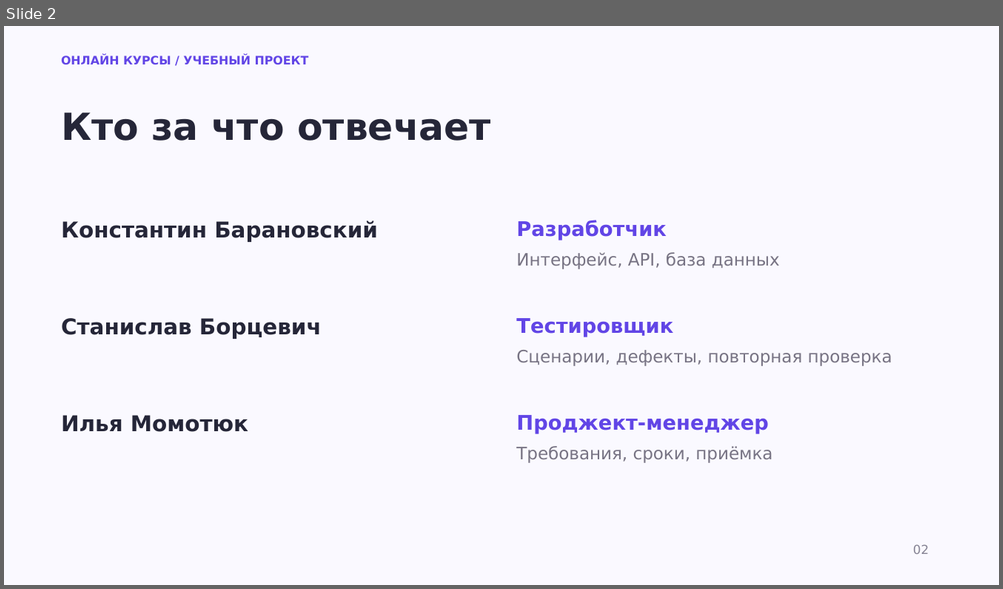
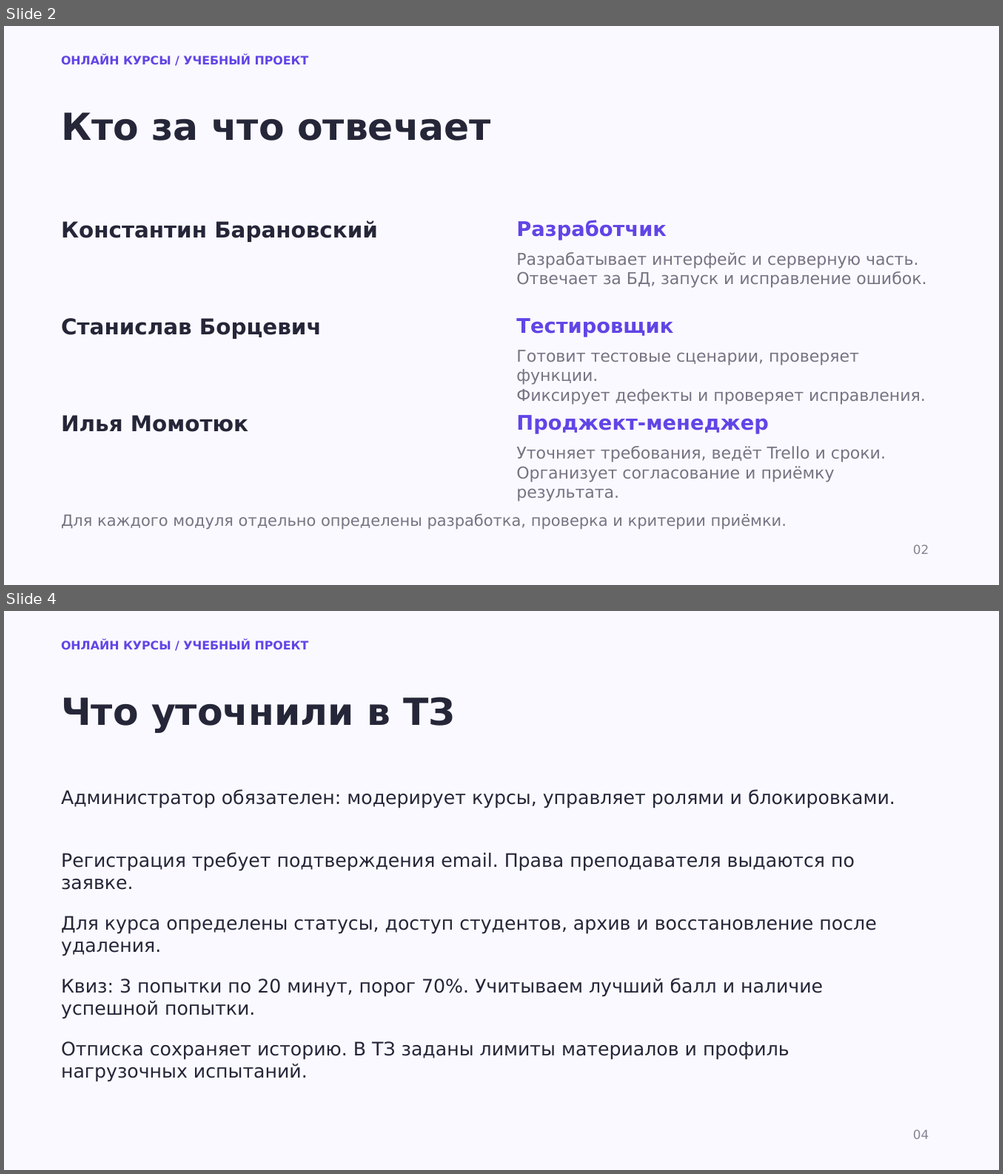
Before and after one commit to lool132k/Online-Courses, a slide deck: docs/presentation.pptx. Shown one above the other, each under a label of ours: slide 2 before the commit, slides 2 and 4 after it; the slides between them are not shown. The pictures are 1003x589 and 1003x1174 pixels, drawn with LibreOffice and Linux fonts; fonts in the diff are those of the drawing. Boxes give left, top, right and bottom in pixels: in the first picture for what was removed or moved away, otherwise in the second. Text is boxed around its words. In the diff, an @@ line names an element or a change of style, - is before the commit and + after.

```diff
--- a/docs/presentation.pptx
+++ b/docs/presentation.pptx
@@ slide 4 added at [4, 611, 999, 1170], background #FAF9FF @@
@@ text added at [61, 639, 309, 649], 11.2 pt, text #6145E6, bold @@
+ОНЛАЙН КУРСЫ / УЧЕБНЫЙ ПРОЕКТ
@@ text added at [61, 697, 455, 733], 36 pt, text #252638, bold @@
+Что уточнили в ТЗ
@@ text added at [61, 789, 895, 809], 18 pt, text #252638 @@
+Администратор обязателен: модерирует курсы, управляет ролями и блокировками.
@@ text added at [61, 852, 854, 890], 18 pt, text #252638 @@
+Регистрация требует подтверждения email. Права преподавателя выдаются по заявке.
@@ text added at [61, 916, 876, 957], 18 pt, text #252638 @@
+Для курса определены статусы, доступ студентов, архив и восстановление после удаления.
@@ text added at [61, 978, 822, 1019], 18 pt, text #252638 @@
+Квиз: 3 попытки по 20 минут, порог 70%. Учитываем лучший балл и наличие успешной попытки.
@@ text added at [61, 1042, 789, 1082], 18 pt, text #252638 @@
+Отписка сохраняет историю. В ТЗ заданы лимиты материалов и профиль нагрузочных испытаний.
@@ text added at [913, 1130, 928, 1139], 12 pt, text #858393 @@
+04
@@ slide 2 changed as well @@
@@ text at [516, 252, 926, 288]: text changed; size 16.5 to 15.8 pt @@
-Интерфейс, API, база данных
+Разрабатывает интерфейс и серверную часть.
+Отвечает за БД, запуск и исправление ошибок.
@@ text at [516, 350, 925, 405]: text changed; size 16.5 to 15.8 pt @@
-Сценарии, дефекты, повторная проверка
+Готовит тестовые сценарии, проверяет функции.
+Фиксирует дефекты и проверяет исправления.
@@ text at [516, 446, 885, 502]: text changed; size 16.5 to 15.8 pt @@
-Требования, сроки, приёмка
+Уточняет требования, ведёт Trello и сроки.
+Организует согласование и приёмку результата.
@@ text added at [61, 514, 786, 530], 15 pt, text #777383 @@
+Для каждого модуля отдельно определены разработка, проверка и критерии приёмки.
```
Also in this commit, not shown: 2 other slides changed, 4 other slides added, 3 slides removed, 1 other file.
